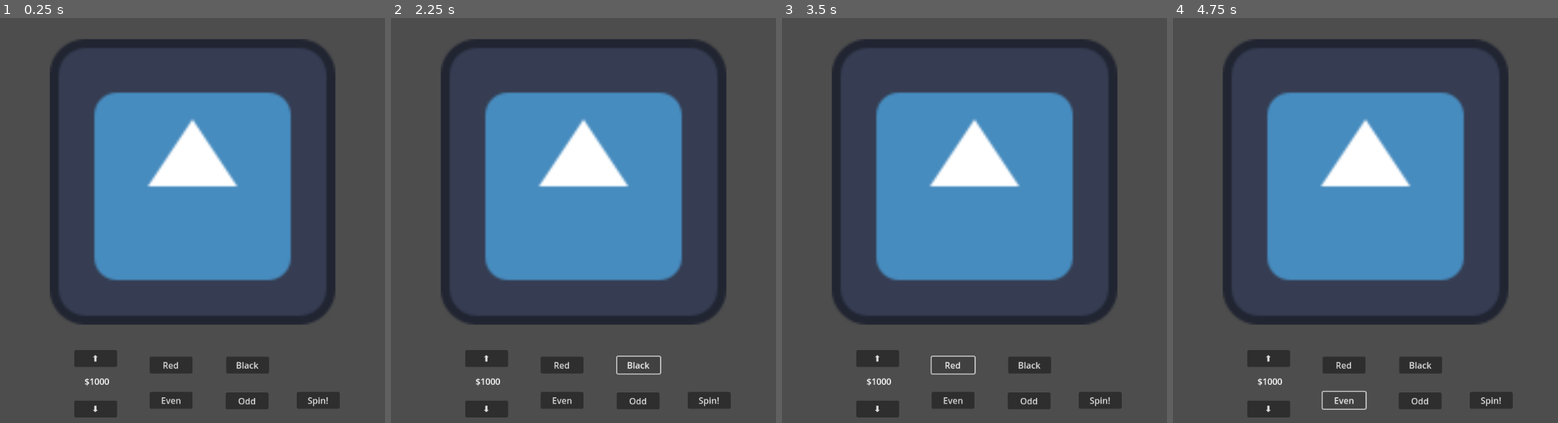
Above: before the commit, frames 1-4 (left to right).
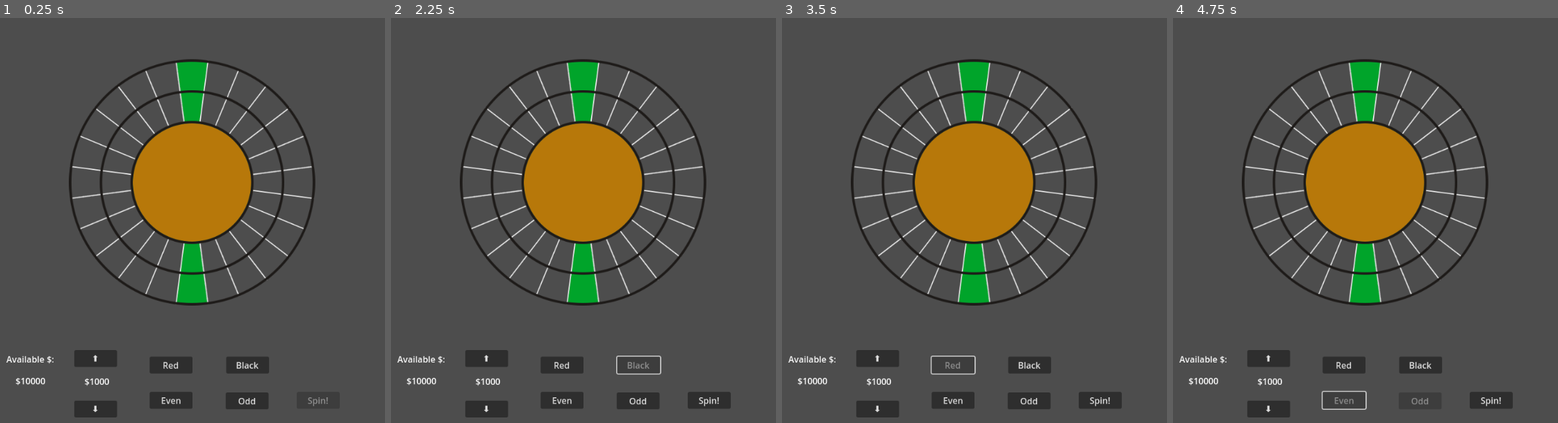
Above: after the commit, the same moments.

Repository: RossRKK/gmtk-game-jam-2025
Game: Godot game, scene res://scenes/roulette_scene.tscn
The game is run twice, just before and just after one commit, with the same random seed, the same clock (stepped at 60 frames per second) and the same inputs. The engine's default icon, where the game draws it, is replaced by a stand-in: a white triangle on a blue panel in a dark square.
Inputs:
- Up to frame 1 (0.25 s): no input
- Up to frame 2 (2.25 s): click "⬇" at 0.5 s; click "⬆" at 1.25 s; click "Black" at 2 s
- Up to frame 3 (3.5 s): click "Red" at 2.75 s
- Up to frame 4 (4.75 s): click "Odd" at 3.5 s; click "Even" at 4.25 s

The runs differ from the first frame. In frame 1, 33% of the frame differs, in the area x 1-88%, y 5-96%; in frame 2, 33%; in frame 3, 33%; in frame 4, 33%.

Commit message:
Use singletons to create an event bus and shared player inventory

Diff:
--- a/project.godot
+++ b/project.godot
@@ -15,6 +15,11 @@
 config/features=PackedStringArray("4.4", "Forward Plus")
 config/icon="res://icon.svg"
 
+[autoload]
+
+EventBus="*res://scripts/event_bus.gd"
+PlayerInventory="*res://scripts/player_inventory.gd"
+
 [display]
 
 window/size/viewport_width=1024
--- a/scenes/betting_board.tscn
+++ b/scenes/betting_board.tscn
@@ -62,7 +62,7 @@
 offset_top = 47.0
 offset_right = 107.0
 offset_bottom = 76.0
-text = "$100"
+text = "$$$$"
 horizontal_alignment = 1
 
 [connection signal="pressed" from="Down" to="." method="decrease_bet"]
--- a/scenes/roulette_scene.tscn
+++ b/scenes/roulette_scene.tscn
@@ -1,10 +1,12 @@
-[gd_scene load_steps=4 format=3 uid="uid://dhyms0lpvrve6"]
+[gd_scene load_steps=5 format=3 uid="uid://dhyms0lpvrve6"]
 
 [ext_resource type="PackedScene" uid="uid://blbams3bsbfjm" path="res://scenes/post_processing_effects/crt_effect.tscn" id="1_8h7hl"]
+[ext_resource type="Script" uid="uid://ihpwiim42g6l" path="res://scripts/roulette_scene.gd" id="1_nh752"]
 [ext_resource type="PackedScene" uid="uid://r5abxcpmk0i7" path="res://scenes/roulette_wheel.tscn" id="2_bivp3"]
 [ext_resource type="PackedScene" uid="uid://cciepqx17ef51" path="res://scenes/betting_board.tscn" id="3_iked3"]
 
 [node name="RouletteScene" type="Node2D"]
+script = ExtResource("1_nh752")
 
 [node name="CRTEffect" parent="." instance=ExtResource("1_8h7hl")]
 visible = false
@@ -15,4 +17,20 @@
 [node name="BettingBoard" parent="." instance=ExtResource("3_iked3")]
 position = Vector2(437, 611)
 
+[node name="MoneyLabel" type="RichTextLabel" parent="."]
+offset_left = 306.0
+offset_top = 617.0
+offset_right = 431.0
+offset_bottom = 655.0
+text = "Available $:"
+horizontal_alignment = 1
+
+[node name="MoneyText" type="RichTextLabel" parent="."]
+offset_left = 306.0
+offset_top = 657.0
+offset_right = 431.0
+offset_bottom = 695.0
+text = "$$$$"
+horizontal_alignment = 1
+
 [connection signal="submit_bet" from="BettingBoard" to="RouletteWheel" method="_start_spin"]
--- a/scenes/roulette_wheel.tscn
+++ b/scenes/roulette_wheel.tscn
@@ -1,12 +1,12 @@
 [gd_scene load_steps=6 format=3 uid="uid://r5abxcpmk0i7"]
 
 [ext_resource type="Script" uid="uid://crspto8xpllg5" path="res://scripts/roulette_wheel/roulette_wheel.gd" id="1_7td6c"]
-[ext_resource type="Texture2D" uid="uid://cpcq1yfsgc6we" path="res://icon.svg" id="2_yknb5"]
+[ext_resource type="Texture2D" uid="uid://dxt7fbm7mxhks" path="res://assets/png/wheel.png" id="2_yknb5"]
 [ext_resource type="Script" uid="uid://bpkca7p7wyc10" path="res://scripts/roulette_wheel/segment_handler.gd" id="3_yknb5"]
 
 [sub_resource type="Curve" id="Curve_7td6c"]
-_limits = [0.0, 10.0, -0.1, 1.0]
-_data = [Vector2(0, 0), 0.0, 0.0, 0, 0, Vector2(0.233831, 7.99535), -28.3937, -28.3937, 0, 0, Vector2(0.906965, 0), -6.14615, -6.14615, 0, 0, Vector2(0.982587, 0), 0.0, 0.0, 0, 0]
+_limits = [-1.0, 20.0, 0.0, 1.0]
+_data = [Vector2(0, 0), 0.0, 0.0, 0, 0, Vector2(0.318408, 12.0995), 0.371695, 0.371695, 0, 0, Vector2(0.756219, -1), 6.5299, 6.5299, 0, 0, Vector2(0.982587, 0), 0.0, 0.0, 0, 0]
 point_count = 4
 
 [sub_resource type="SpriteFrames" id="SpriteFrames_cjovd"]
@@ -25,7 +25,8 @@
 spin_curve = SubResource("Curve_7td6c")
 
 [node name="WheelBaseSprite" type="AnimatedSprite2D" parent="."]
-scale = Vector2(4.11133, 4.11133)
+position = Vector2(-1.00003, 1)
+scale = Vector2(0.885254, 0.885254)
 sprite_frames = SubResource("SpriteFrames_cjovd")
 
 [node name="SpinTimer" type="Timer" parent="."]
--- a/scripts/betting_board.gd
+++ b/scripts/betting_board.gd
@@ -20,43 +20,90 @@
 
 var bet_type: BetType = BetType.Unset
 
+var max_bet: int = bet
+
 func update_bet_text() -> void:
 	bet_text.text = "$%d" % bet
 
+func reset() -> void:
+	bet_type = BetType.Unset
+	set_button_state()
+
 # Called when the node enters the scene tree for the first time.
 func _ready() -> void:
+	EventBus.spin_complete.connect(reset)
+	EventBus.on_money_changed.connect(set_button_state)
 	update_bet_text()
-
+	set_button_state()
 
 # Called every frame. 'delta' is the elapsed time since the previous frame.
 func _process(delta: float) -> void:
 	pass
 
+func set_button_state() -> void:
+	$SpinButton.disabled = false
+	$Down.disabled = false
+	$Up.disabled = false
+	$Red.disabled = false
+	$Black.disabled = false
+
+	if bet_type == BetType.Unset:
+		$SpinButton.disabled = true
+	elif bet_type == BetType.Red:
+		$Red.disabled = true
+	elif bet_type == BetType.Black:
+		$Black.disabled = true
+	elif bet_type == BetType.Even:
+		$Even.disabled = true
+	elif bet_type == BetType.Odd:
+		$Odd.disabled = true
+
+	if bet + bet_increment > PlayerInventory.available_money:
+		$Up.disabled = true
+
+	if bet - bet_increment < 0:
+		$Down.disabled = true
+
 func on_submit_bet() -> void:
-	if bet_type != BetType.Unset:
-		print("Spinning")
-		submit_bet.emit(bet, bet_type)
-	else:
+	if bet_type == BetType.Unset:
 		print("Must set bet before spinning")
+		return
+
+	if bet > PlayerInventory.available_money:
+		print("Bet higher than available funds")
+		return
+
+	if bet < 0:
+		print("Bet must be positive")
+		return
+
+	submit_bet.emit(bet, bet_type)
+
 
 func increase_bet() -> void:
 	bet += bet_increment
 	update_bet_text()
+	set_button_state()
 
 func decrease_bet() -> void:
 	bet -= bet_increment
 	if bet < bet_increment:
 		bet = bet_increment
 	update_bet_text()
+	set_button_state()
 
 func bet_red() -> void:
 	bet_type = BetType.Red
+	set_button_state()
 
 func bet_black() -> void:
 	bet_type = BetType.Black
+	set_button_state()
 
 func bet_odd() -> void:
 	bet_type = BetType.Odd
+	set_button_state()
 
 func bet_even() -> void:
 	bet_type = BetType.Even
+	set_button_state()
--- /dev/null
+++ b/scripts/event_bus.gd
@@ -0,0 +1,5 @@
+extends Node
+
+signal on_money_changed(new_value: int, diff: int)
+signal spin_start
+signal spin_complete
--- /dev/null
+++ b/scripts/player_inventory.gd
@@ -0,0 +1,11 @@
+extends Node
+
+@export var starting_money: int = 10_000
+
+var available_money = starting_money
+
+func _ready() -> void:
+	EventBus.on_money_changed.connect(on_money_changed)
+
+func on_money_changed(new_value: int, diff: int) -> void:
+	available_money = new_value
--- /dev/null
+++ b/scripts/roulette_scene.gd
@@ -0,0 +1,14 @@
+extends Node2D
+
+@onready var money_text: RichTextLabel = $MoneyText
+
+
+func _ready() -> void:
+	EventBus.on_money_changed.connect(on_money_changed)
+	update_money_text()
+
+func update_money_text() -> void:
+	money_text.text = "$%d" % PlayerInventory.available_money
+
+func on_money_changed(new_value: int):
+	update_money_text()
--- a/scripts/roulette_wheel/roulette_wheel.gd
+++ b/scripts/roulette_wheel/roulette_wheel.gd
@@ -8,7 +8,7 @@
 @onready var segment_handler: SegmentHandler = $SegmentHandler
 
 # signal that will be emitted when the wheel stops spinning
-signal wheel_stopped
+
 
 var spinning: bool = false
 var ball: Ball
@@ -17,14 +17,15 @@
 	spinning = true
 	spin_timer.start()
 	spin_timer.timeout.connect(_stop_spin)
+	EventBus.spin_start.emit()
 
 
 func _stop_spin() -> void:
 	spinning = false
+	EventBus.spin_complete.emit()
 	# pick a cell at random (taking any effects into account)
 	var segment: Segment = segment_handler.pick_and_apply_segment(ball)
-	# apply the effect of the cell we landed on
-	wheel_stopped.emit(segment)
+
 
 # Called when the node enters the scene tree for the first time.
 func _ready() -> void:
Not shown, added: scripts/event_bus.gd.uid
Not shown, added: scripts/player_inventory.gd.uid
Not shown, added: scripts/roulette_scene.gd.uid
